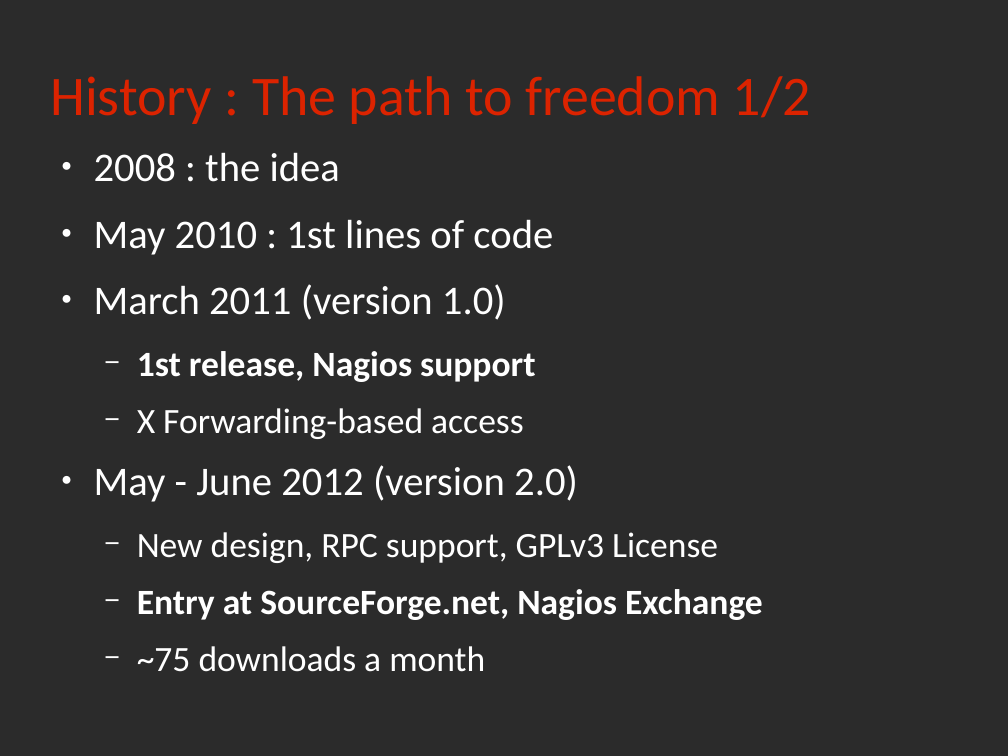
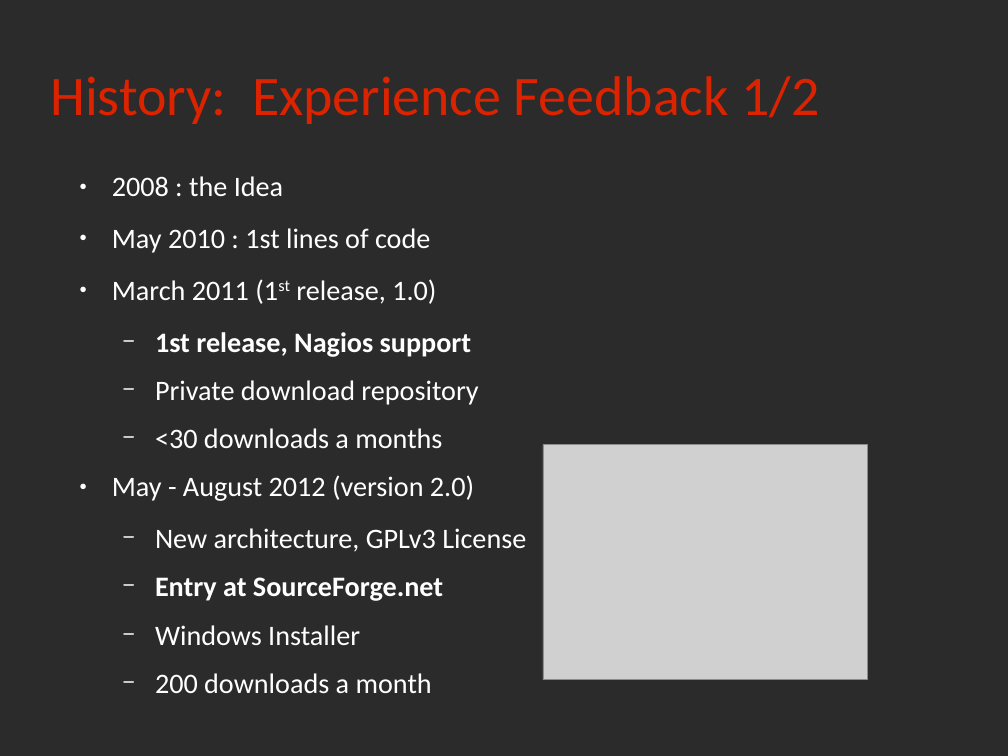
Before and after one commit to rchakode/realopinsight, a slide deck: slide 32 of doc/talks/rmll-2013.odp. Drawn at 1008x756 pixels with LibreOffice and Linux fonts; fonts in the diff are those of the drawing; grey boxes stand for pictures; background and template pictures are left out; a plain dark background stands for a picture behind light text. Boxes give left, top, right and bottom in pixels: in the first picture for what was removed or moved away, otherwise in the second. Text is boxed around its words. In the diff, an @@ line names an element or a change of style, - is before the commit and + after.

```diff
--- a/doc/talks/rmll-2013.odp
+++ b/doc/talks/rmll-2013.odp
@@ title at <box>50,76,819,124</box>: text changed @@
-History : The path to freedom 1/2
+History: Experience Feedback 1/2
@@ text "2008 : the Idea": place and size @@
-text "2008 : the Idea" at <box>94,152,763,672</box>
+text "2008 : the Idea" at <box>112,176,526,693</box>
@@ text at <box>112,176,283,196</box>: text changed; size 32 to 22.2 pt @@
-● 2008 : the idea
+● 2008 : the Idea
@@ text at <box>112,228,471,357</box>: size 32 to 22.2 pt in "May 2010 : 1st lines of code"; size 28 to 22.2 pt in "1st release, Nagios support" @@
@@ text at <box>112,279,436,304</box>: text changed; size 32 to 22.2 pt @@
-● March 2011 (version 1.0)
+● March 2011 (1st release, 1.0)
@@ text at <box>112,380,526,693</box>: text changed; size 28 to 22.2 pt @@
-  − X Forwarding-based access
-● May - June 2012 (version 2.0)
-  − New design, RPC support, GPLv3 License
-  − Entry at SourceForge.net, Nagios Exchange
-  − ~75 downloads a month
+  − Private download repository
+  − <30 downloads a months
+● May - August 2012 (version 2.0)
+  − New architecture, GPLv3 License
+  − Entry at SourceForge.net
+  − Windows Installer
+  − 200 downloads a month
@@ picture added at <box>543,445,867,681</box> @@
```
Also in this commit, not shown: 24 other slides changed, 6 slides added, 6 slides removed, 2 other files.
